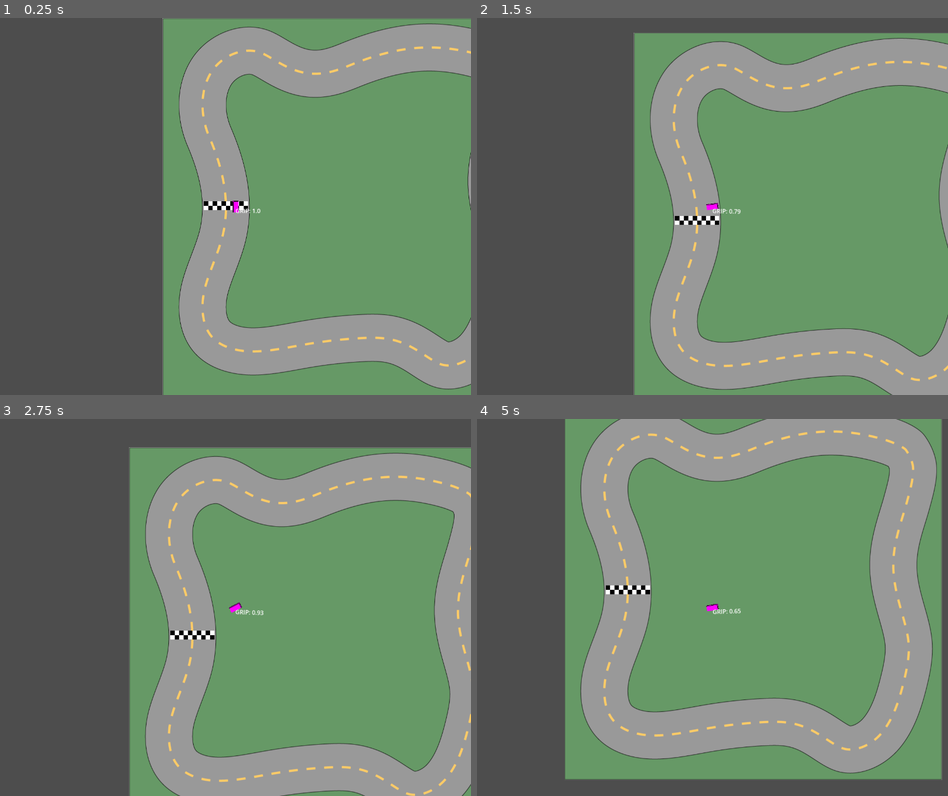
Above: before the commit, frames 1-4 (two rows, left to right).
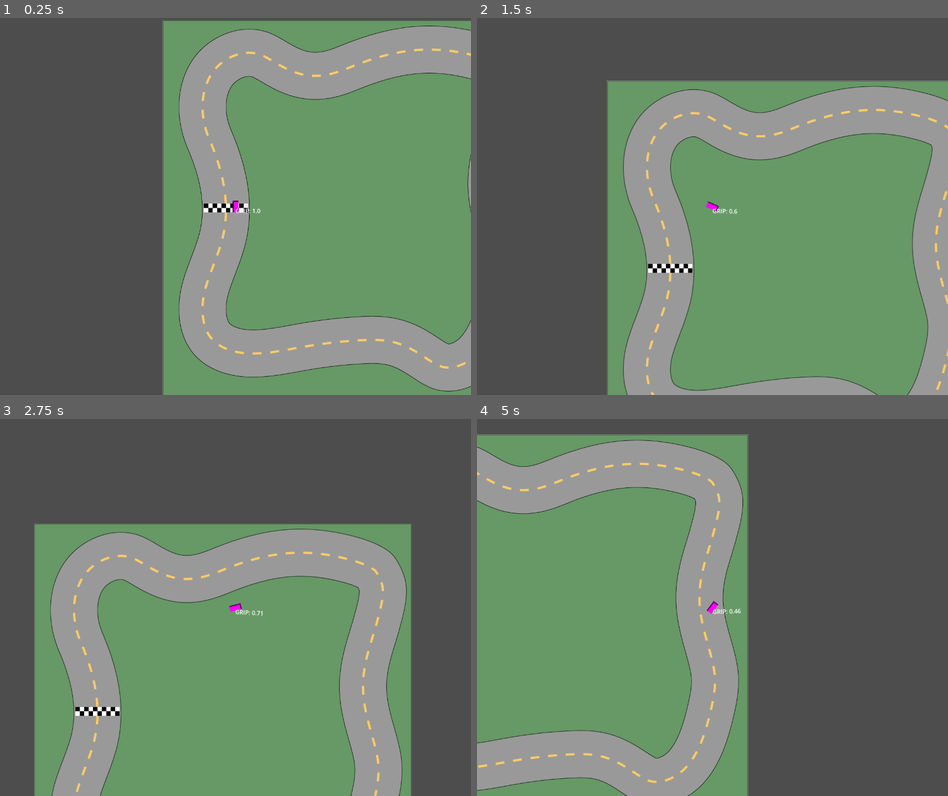
Above: after the commit, the same moments.

Repository: PGComai/Made-at-the-MADE-2025
Game: Godot game, scene res://scenes/racetrack2/racetrack2.tscn
The game is run twice, just before and just after one commit, with the same random seed, the same clock (stepped at 60 frames per second) and the same inputs.
Inputs:
- Up to frame 1 (0.25 s): no input
- Up to frame 2 (1.5 s): hold D (right) 0.53-1.28 s; hold A (left) from 1.28 s (still down)
- Up to frame 3 (2.75 s): release A (left) at 2.03 s; hold D (right) from 2.03 s (still down)
- Up to frame 4 (5 s): release D (right) at 3.53 s; hold A (left) from 3.53 s (still down)

The runs differ from the first frame. In frame 1, 3.7% of the frame differs, in the area x 34-100%, y 0-100%; in frame 2, 40%; in frame 3, 59%; in frame 4, 81%, in the area x 0-99%, y 0-100%.

Commit message:
fast good speed car

Diff:
--- a/car/car.gd
+++ b/car/car.gd
@@ -19,7 +19,7 @@
 var spin_momentum: float = 1.0:
 	set(value):
 		spin_momentum = clampf(value, 1.0, 2.0)
-var speed: float = INITIAL_SPEED
+var speed: float = 250.0
 
 
 @onready var sprite_2d: Sprite2D = $Sprite2D
@@ -36,7 +36,7 @@
 				1.0,
 				MIN_GRIP,
 				1.0)
-	grip = pow(grip, 8.0)
+	grip = pow(grip, 6.0)
 	label_grip.text = "GRIP: %s" % snappedf(grip, 0.01)
 	label_grip.rotation = -rotation
 
@@ -48,24 +48,28 @@
 	velocity += thrust_dir * speed * delta * grip
 
 	var ideal_vel: Vector2 = -global_transform.y * velocity.length()
-	velocity = velocity.slerp(ideal_vel, 0.1 * grip)
 
-	velocity *= drag
+	velocity = velocity.slerp(ideal_vel, 0.08 * grip)
+
+	velocity *= drag * remap(grip, MIN_GRIP, 1.0, 0.99, 1.0)
 
 	var heading = velocity.rotated(wheel_angle * small_speed * turn_grip)
 
 	var ang_diff: float = angle_difference(car_angle, heading.angle() + PI/2.0)
-	spin_momentum += absf(ang_diff) * 0.5 * small_speed
+
+	spin_momentum += absf(ang_diff) * 0.8 * small_speed
 
 	spin = lerp(spin, ang_diff, 0.02 * grip)
 
-	car_angle += spin * delta * 5.0 * spin_momentum * grip
+	var steer_strength: float = pow(speed, 0.95) * (3.0 / INITIAL_SPEED)
+
+	car_angle += spin * delta * steer_strength * spin_momentum * grip
 
 	rotation = car_angle
 
 	move_and_slide()
 
-	spin_momentum *= 0.95
+	spin_momentum *= 0.99
 
 	#queue_redraw()
 
